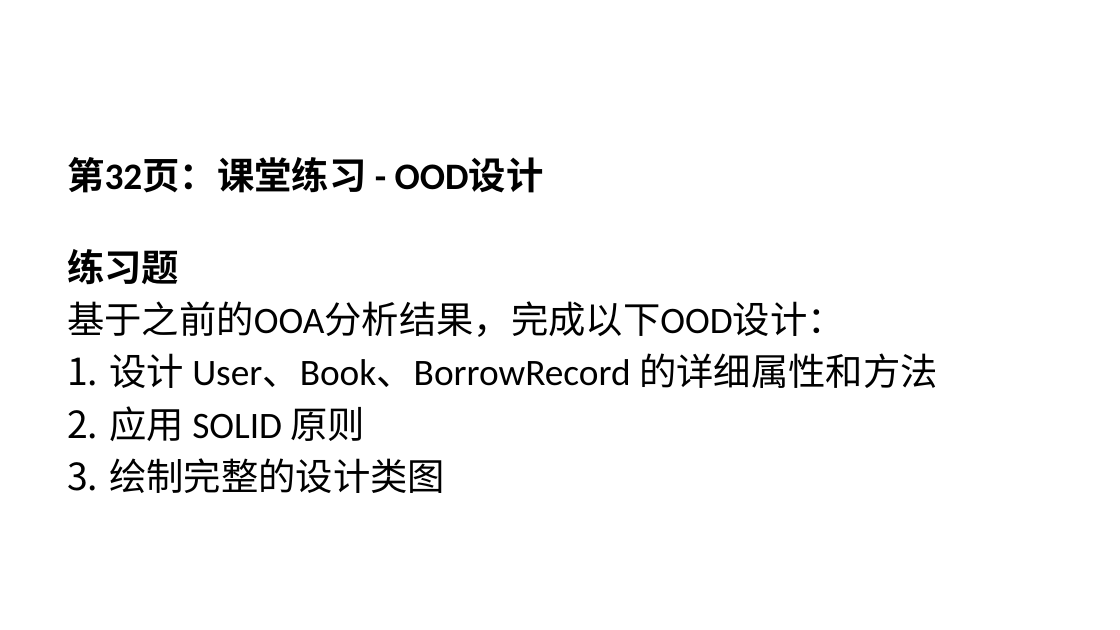
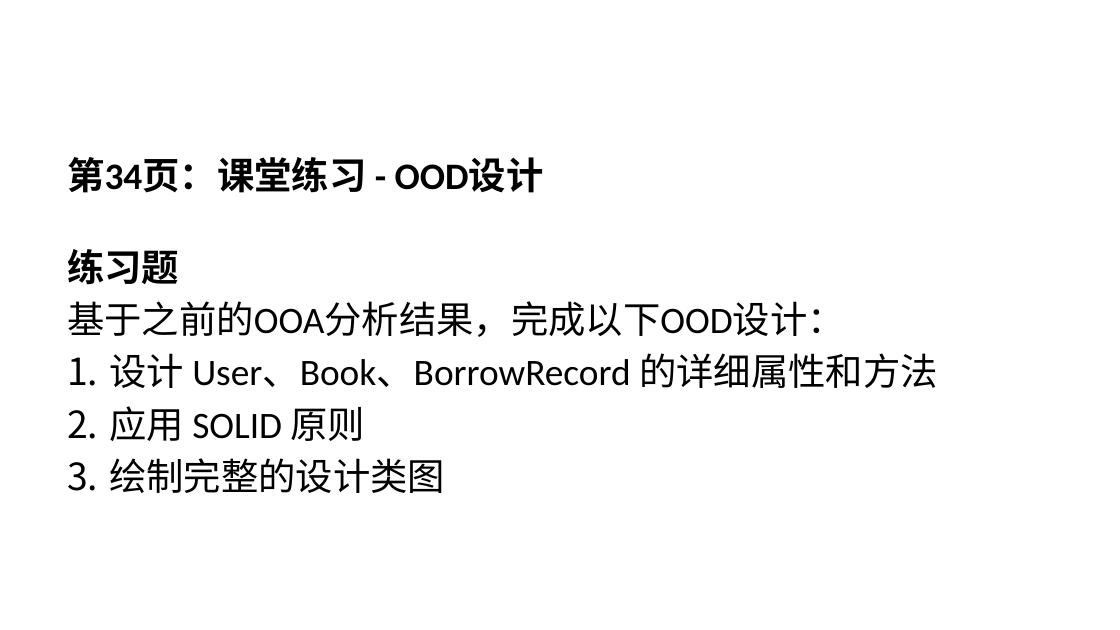
Before and after one commit to minzuuniversity/sqlrustgo, a slide deck: slide 45 of docs/教学计划/PPT/第3讲-面向对象分析设计与实现.pptx (slide 48 before the commit). Drawn at 1120x630 pixels with LibreOffice and Linux fonts; fonts in the diff are those of the drawing. Boxes give left, top, right and bottom in pixels: in the first picture for what was removed or moved away, otherwise in the second. Text is boxed around its words. In the diff, an @@ line names an element or a change of style, - is before the commit and + after.

```diff
--- a/docs/教学计划/PPT/第3讲-面向对象分析设计与实现.pptx
+++ b/docs/教学计划/PPT/第3讲-面向对象分析设计与实现.pptx
@@ text at [67,157,544,193]: text changed @@
-第32页：课堂练习 - OOD设计
+第34页：课堂练习 - OOD设计
```
Also in this commit, not shown: 25 other slides changed, 6 slides added, 9 slides removed.
